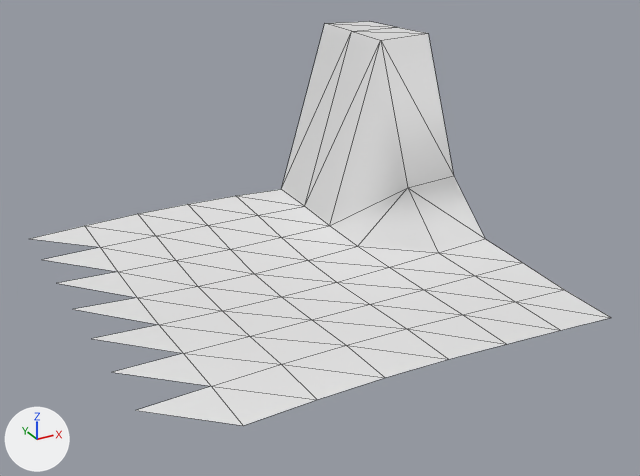
Renders of the OBJ model models/areas/gorge/preview_sand_-3_0.obj from each side of a commit.
The view is the same before and after, from a camera (50 mm lens) standing at (-66.19, -42.37, 17.32) and looking at (-49.37, -11.78, 2.03). Every picture has the same lights, and +X, +Y and +Z are marked at lower left. The older version comes first. Mesh edges are drawn as thin lines. Where no turn or scale is listed for an object, it has been applied to the vertices. Vertices at exactly the same position are counted once.

Objects in the first picture: 'preview_sand_-3_0'.
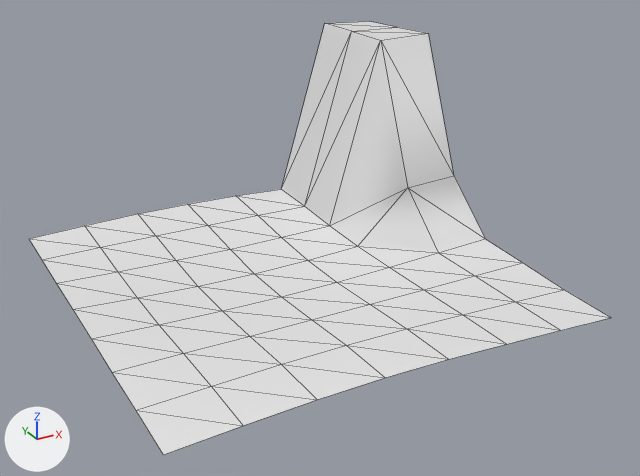
Location of each change, [x1, y1, x2, y2] in pixels of the pictures (640 x 476 px):
'preview_sand_-3_0', reshaped (7% taller): before [30, 21, 611, 426]; after [29, 21, 611, 455]
part 1 of me_preview_sand__3_0, added: after [29, 239, 242, 455]

What the commit changed:
me_preview_sand__3_0 is used by ob_preview_sand__3_0; location (0.0, 0.0, 0.0).
Verts and faces of me_preview_sand__3_0; kept vertices keep their numbers, new ones are numbered from 63.
Before the commit, vertices of me_preview_sand__3_0: 0 (-59.5, -0.8, -0.1) at pixel (28, 238), 1 (-56.8, -3.5, -0.1) at pixel (100, 247), 9 (-59.5, -3.5, -0.1) at pixel (41, 259), 10 (-56.8, -6.2, -0.2) at pixel (117, 271), 14 (-59.5, -6.2, -0.1).
Before the commit, vertices of me_preview_sand__3_0: 15 (-56.8, -9.0, -0.3) at pixel (137, 297), 31 (-59.5, -9.0, -0.1) at pixel (72, 309), 32 (-56.8, -11.8, -0.2) at pixel (158, 324), 36 (-59.5, -11.8, -0.1) at pixel (91, 338), 37 (-56.8, -14.5, -0.1) at pixel (183, 353).
Before the commit, vertices of me_preview_sand__3_0: 41 (-59.5, -14.5, -0.1), 42 (-56.8, -17.2, 0.0) at pixel (211, 386), 46 (-59.5, -17.2, -0.1) at pixel (135, 410), 47 (-56.8, -20.0, 0.0) at pixel (243, 425).
me_preview_sand__3_0 had 63 vertices, 91 faces and spanned x -59.5..-40.2, y -20.0..-0.7, z -0.4..9.0.
me_preview_sand__3_0 now has 64 vertices, 98 faces and spans x -59.5..-40.2, y -20.0..-0.7, z -0.4..9.0.
Part 1, on me_preview_sand__3_0:
New vertex 63 is at (-59.5, -20.0, -0.1), pixel (163, 454).
New faces: (0, 9, 1), (9, 14, 10), (14, 31, 15), (31, 36, 32), (36, 41, 37), (41, 46, 42).
New faces: (46, 63, 47).
